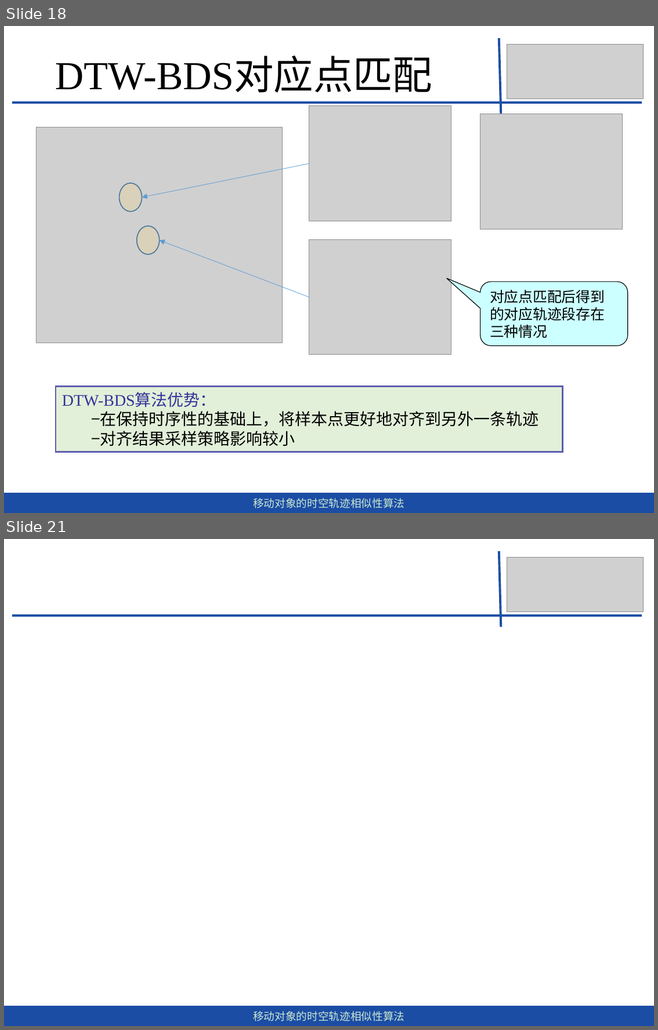
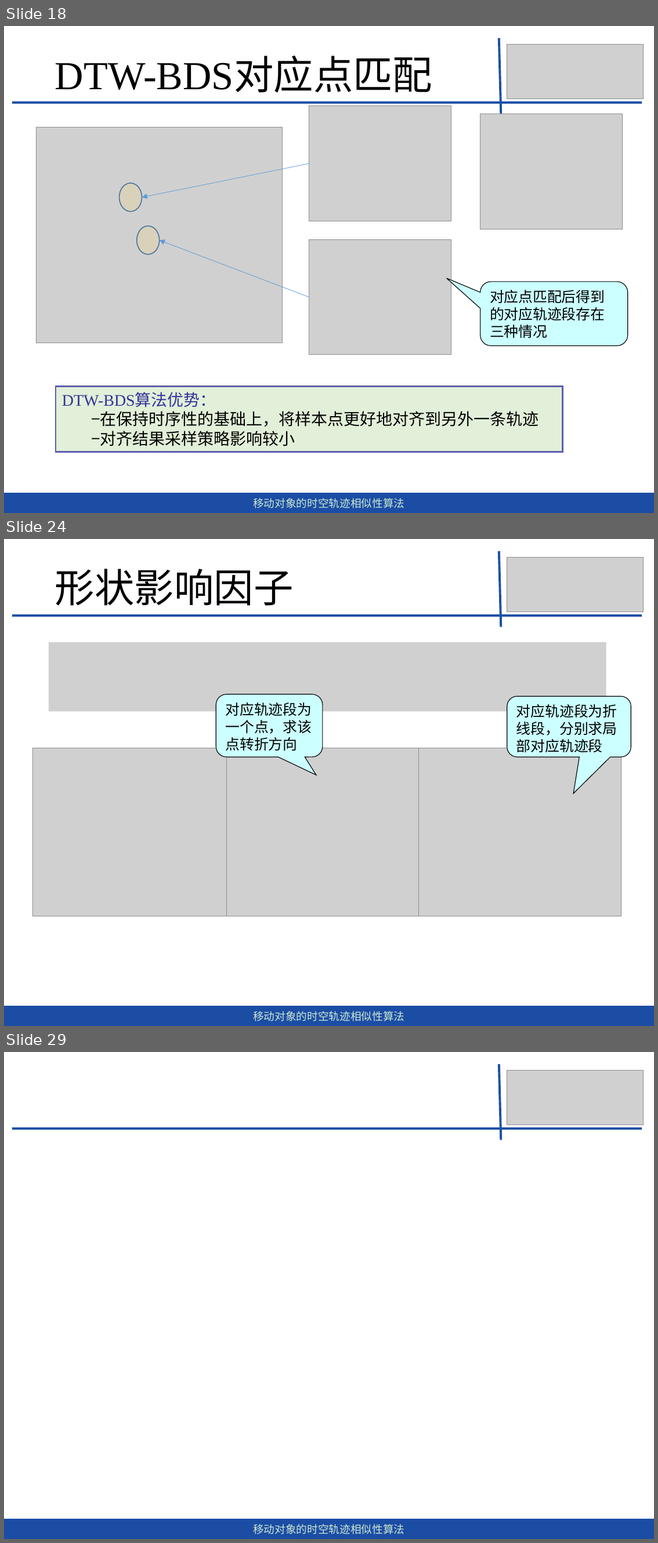
Before and after one commit to dingguangwei/biyelunwen, a slide deck: 答辩——毕设.pptx. Shown one above the other, each under a label of ours: slides 18 and 21 before the commit, slides 18, 24 and 29 after it; the slides between them are not shown. The pictures are 658x1030 and 658x1543 pixels, drawn with LibreOffice and Linux fonts; fonts in the diff are those of the drawing; grey boxes stand for pictures. Boxes give left, top, right and bottom in pixels: in the first picture for what was removed or moved away, otherwise in the second. Text is boxed around its words. In the diff, an @@ line names an element or a change of style, - is before the commit and + after.

```diff
--- a/答辩——毕设.pptx
+++ b/答辩——毕设.pptx
@@ slide 24 added at <box>4,539,654,1026</box>, background #CCE8CF @@
@@ line added from (498, 551) to (501, 627), #1E50A6 2.5 pt @@
@@ text added at <box>55,569,293,606</box>, 44 pt, text #000000 @@
+形状影响因子
@@ picture added at <box>507,558,643,613</box> @@
@@ line added from (12, 616) to (641, 616), #1E50A6 2.5 pt @@
@@ picture added at <box>49,642,606,712</box> @@
@@ rounded speech box added at <box>216,694,322,757</box>, fill #CCFFFF, outline #000000 0.75 pt, 16 pt, text #000000 @@
+对应轨迹段为一个点，求该点转折方向
@@ rounded speech box added at <box>507,696,631,757</box>, fill #CCFFFF, outline #000000 0.75 pt, 16 pt, text #000000 @@
+对应轨迹段为折线段，分别求局部对应轨迹段
@@ picture added at <box>32,748,227,917</box> @@
@@ picture added at <box>227,748,419,917</box> @@
@@ picture added at <box>419,748,621,917</box> @@
@@ rectangle added at <box>4,1006,654,1026</box>, fill #1B4DA5, 12 pt, text #CCE8CF @@
+移动对象的时空轨迹相似性算法
@@ what was slide 21 is now slide 29 @@
```
Also in this commit, not shown: 5 slides changed, 4 other slides added, 1 other file.
